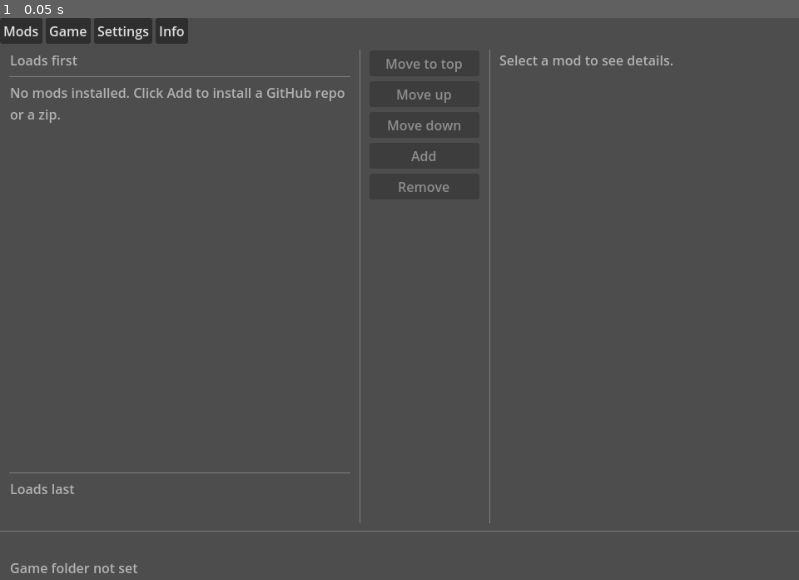
Above: before the commit, frame 1.
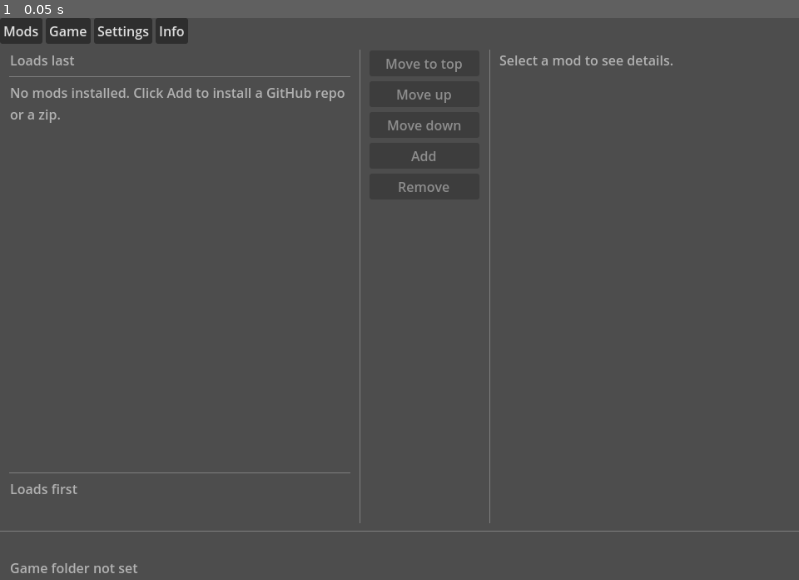
Above: after the commit, the same moment.

Repository: tryptech/cg-mod-manager
Game: Godot game, scene res://scenes/main.tscn
The game is run twice, just before and just after one commit, with the same random seed, the same clock (stepped at 60 frames per second) and the same inputs.
Inputs:
- Up to frame 1 (0.05 s): no input

The runs differ from the first frame. In frame 1, less than 0.1% of the frame differs, in the area x 6-10%, y 6-85%.

Commit message:
reverse directions so mods loaded last are at the top

Diff:
--- a/scenes/main.tscn
+++ b/scenes/main.tscn
@@ -94,39 +94,39 @@
 [node name="LoadFirstLabel" type="Label" parent="Layout/BodyMargin/Body/ListColumn"]
 modulate = Color(0.7, 0.7, 0.7, 1)
 layout_mode = 2
+text = "Loads last"
+
+[node name="HSeparator" type="HSeparator" parent="Layout/BodyMargin/Body/ListColumn"]
+layout_mode = 2
+
+[node name="Scroll" type="ScrollContainer" parent="Layout/BodyMargin/Body/ListColumn"]
+layout_mode = 2
+size_flags_vertical = 3
+
+[node name="ListStack" type="VBoxContainer" parent="Layout/BodyMargin/Body/ListColumn/Scroll"]
+layout_mode = 2
+size_flags_horizontal = 3
+size_flags_vertical = 3
+
+[node name="EmptyLabel" type="Label" parent="Layout/BodyMargin/Body/ListColumn/Scroll/ListStack"]
+unique_name_in_owner = true
+modulate = Color(0.7, 0.7, 0.7, 1)
+layout_mode = 2
+text = "No mods installed. Click Add to install a GitHub repo or a zip."
+autowrap_mode = 3
+
+[node name="ModList" type="VBoxContainer" parent="Layout/BodyMargin/Body/ListColumn/Scroll/ListStack"]
+unique_name_in_owner = true
+layout_mode = 2
+size_flags_horizontal = 3
+
+[node name="HSeparator2" type="HSeparator" parent="Layout/BodyMargin/Body/ListColumn"]
+layout_mode = 2
+
+[node name="LoadLastLabel" type="Label" parent="Layout/BodyMargin/Body/ListColumn"]
+modulate = Color(0.7, 0.7, 0.7, 1)
+layout_mode = 2
 text = "Loads first"
-
-[node name="HSeparator" type="HSeparator" parent="Layout/BodyMargin/Body/ListColumn"]
-layout_mode = 2
-
-[node name="Scroll" type="ScrollContainer" parent="Layout/BodyMargin/Body/ListColumn"]
-layout_mode = 2
-size_flags_vertical = 3
-
-[node name="ListStack" type="VBoxContainer" parent="Layout/BodyMargin/Body/ListColumn/Scroll"]
-layout_mode = 2
-size_flags_horizontal = 3
-size_flags_vertical = 3
-
-[node name="EmptyLabel" type="Label" parent="Layout/BodyMargin/Body/ListColumn/Scroll/ListStack"]
-unique_name_in_owner = true
-modulate = Color(0.7, 0.7, 0.7, 1)
-layout_mode = 2
-text = "No mods installed. Click Add to install a GitHub repo or a zip."
-autowrap_mode = 3
-
-[node name="ModList" type="VBoxContainer" parent="Layout/BodyMargin/Body/ListColumn/Scroll/ListStack"]
-unique_name_in_owner = true
-layout_mode = 2
-size_flags_horizontal = 3
-
-[node name="HSeparator2" type="HSeparator" parent="Layout/BodyMargin/Body/ListColumn"]
-layout_mode = 2
-
-[node name="LoadLastLabel" type="Label" parent="Layout/BodyMargin/Body/ListColumn"]
-modulate = Color(0.7, 0.7, 0.7, 1)
-layout_mode = 2
-text = "Loads last"
 
 [node name="Warning" type="Label" parent="Layout/BodyMargin/Body/ListColumn"]
 unique_name_in_owner = true
--- a/scripts/ModInventory.gd
+++ b/scripts/ModInventory.gd
@@ -55,6 +55,7 @@
 	for entry in found:
 		if not used.has(entry["mod_id"]):
 			ordered.append(entry)
+	ordered.reverse()
 	entries = ordered
 	for entry in entries:
 		var saved_entry: Dictionary = saved_mods.get(entry["mod_id"], {})
@@ -556,8 +557,8 @@
 		for dep_id in _ResolvedDepIds(entry):
 			if dep_id == modId or not indegree.has(dep_id):
 				continue
-			edges[dep_id].append(modId)
-			indegree[modId] = int(indegree[modId]) + 1
+			edges[modId].append(dep_id)
+			indegree[dep_id] = int(indegree[dep_id]) + 1
 	var remaining: Dictionary = {}
 	for i in n:
 		remaining[i] = true
@@ -598,7 +599,7 @@
 		ranks[list[i]["mod_id"]] = i
 	for i in list.size():
 		for dep_id in _ResolvedDepIds(list[i]):
-			if ranks.has(dep_id) and int(ranks[dep_id]) > i:
+			if ranks.has(dep_id) and int(ranks[dep_id]) < i:
 				return false
 	return true
 
@@ -665,8 +666,8 @@
 
 func _RebuildLoadOrder() -> void:
 	loadOrder = PackedStringArray()
-	for entry in entries:
-		loadOrder.append(entry["mod_id"])
+	for i in range(entries.size() - 1, -1, -1):
+		loadOrder.append(entries[i]["mod_id"])
 
 
 func _IndexOf(modId: String) -> int:
Not shown, changed: README.md
